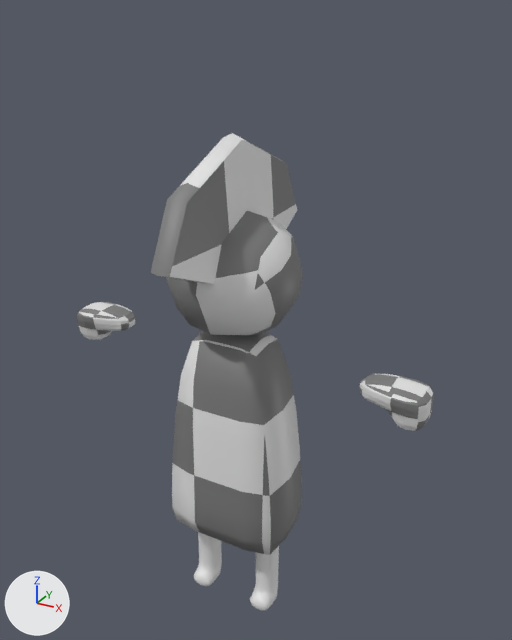
The Blender file Assets/WIP/Models/GruntWithRun.blend, before and after one commit.
Before and after are seen from a 50 mm lens placed at (6.84, -11.53, 7.08), pointed at (0.24, 0.46, 1.08). Every picture has the same lights, and +X, +Y and +Z are marked at lower left.

Objects in the first picture: 'body', 'head', 'legL', 'legR', 'lhand', 'rhand'.
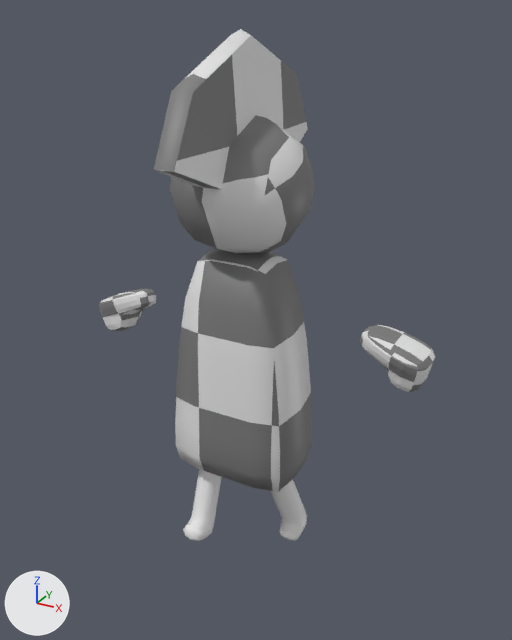
Where the newer file only moved an object's origin or applied its transform, the numbers keep the older frame.

Edits to the bpy script that builds the scene:
```text
Change me_cube:
    where me_cube.from_pydata(...)  # 90 vertices, 88 faces; spans x -1.4..1.4, y -0.94..0.94, z -4.0..1.0
    used by ob_body; location = (0.0, 0.0, 0.0)
    me_cube part 1: the whole mesh is moved by (0.21, -0.02, 1.78)
Change me_cube_001:
    where me_cube_001.from_pydata(...)  # 122 vertices, 120 faces; spans x -0.15..2.13, y -1.27..0.92, z -1.81..0.97
    used by ob_lhand; location = (2.9, 0.03, 0.4); scale = (0.6, 0.4, 0.3)
    me_cube_001 part 2: the whole mesh is multiplied about its middle by the matrix ((0.971, 0.05, 0.114), (-0.082, 0.994, -0.072), (-0.468, 0.108, 0.969)), then moved by (-0.08, -0.37, 3.26)
Change me_cube_003:
    where me_cube_003.from_pydata(...)  # 122 vertices, 120 faces; spans x -0.18..2.1, y -1.01..1.19, z -1.58..1.2
    used by ob_rhand; location = (-2.9, 0.03, 0.4); rotation_euler = (-3.142, 0.0, 0.0), in degrees (-180, 0, 0); scale = (-0.6, -0.4, -0.3)
    me_cube_003 part 3: the whole mesh is multiplied about its middle by the matrix ((-0.213, -0.206, -0.234), (-0.357, 0.307, -0.07), (-0.432, -0.152, 0.174)), then moved by (-2.61, -2.51, -0.15)
Change me_sphere_001:
    where me_sphere_001.from_pydata(...)  # 82 vertices, 88 faces; spans x -1.0..1.0, y -1.85..1.85, z -1.0..1.99
    used by ob_head; location = (0.0, 0.0, 2.24); scale = (1.37, 1.37, 1.37)
    me_sphere_001 part 4: the whole mesh is moved by (0.15, -0.02, 1.3)
Change me_cube_002:
    where me_cube_002.from_pydata(...)  # 106 vertices, 104 faces; spans x -0.93..0.93, y -1.62..0.92, z -0.99..0.96
    used by ob_legr; location = (-0.79, 0.0, -4.87); scale = (0.3, 0.3, 1.1)
    me_cube_002 part 5: the whole mesh is multiplied about its middle by the matrix ((0.999, -0.029, -0.145), (0.042, 0.914, 1.478), (0.007, -0.11, 0.914)), then moved by (0.82, -1.27, 1.73)
Change me_cube_004:
    where me_cube_004.from_pydata(...)  # 106 vertices, 104 faces; spans x 4.36..6.23, y -1.62..0.92, z -0.99..0.96
    used by ob_legl; location = (-0.79, 0.0, -4.87); scale = (0.3, 0.3, 1.1)
    me_cube_004 part 6: the whole mesh is multiplied about its middle by the matrix ((0.991, 0.029, -0.485), (-0.073, 0.938, -1.244), (0.031, 0.094, 0.931)), then moved by (1.08, 0.98, 1.64)
Change ob_rhand:
    ob_rhand.scale: (-0.6, -0.4, -0.3) -> (1.0, 1.0, 1.0)
    ob_rhand.location: (-2.9, 0.03, 0.4) -> (0.02, 0.52, 0.05)
    ob_rhand.rotation_euler: (-3.142, 0.0, 0.0) -> (-0.13, 0.512, -0.881)  # degrees (-180, 0, 0) -> degrees (-7.4, 29, -50)
```

Location of each change, (x1, y1, x2, y2) in pixels of the pictures (512 x 640 px):
'head', mesh moved
    before: (151, 133, 303, 335)
    after: (154, 29, 315, 254)
'body', mesh moved
    before: (172, 331, 302, 555)
    after: (175, 249, 312, 492)
'lhand', reshaped (17% taller)
    before: (359, 374, 433, 431)
    after: (360, 325, 435, 392)
'legR', reshaped
    before: (194, 532, 222, 586)
    after: (183, 469, 222, 541)
'legL', reshaped
    before: (250, 546, 279, 611)
    after: (270, 479, 307, 541)
'rhand', reshaped, moved, turned, rescaled
    before: (77, 302, 135, 340)
    after: (99, 289, 156, 331)
